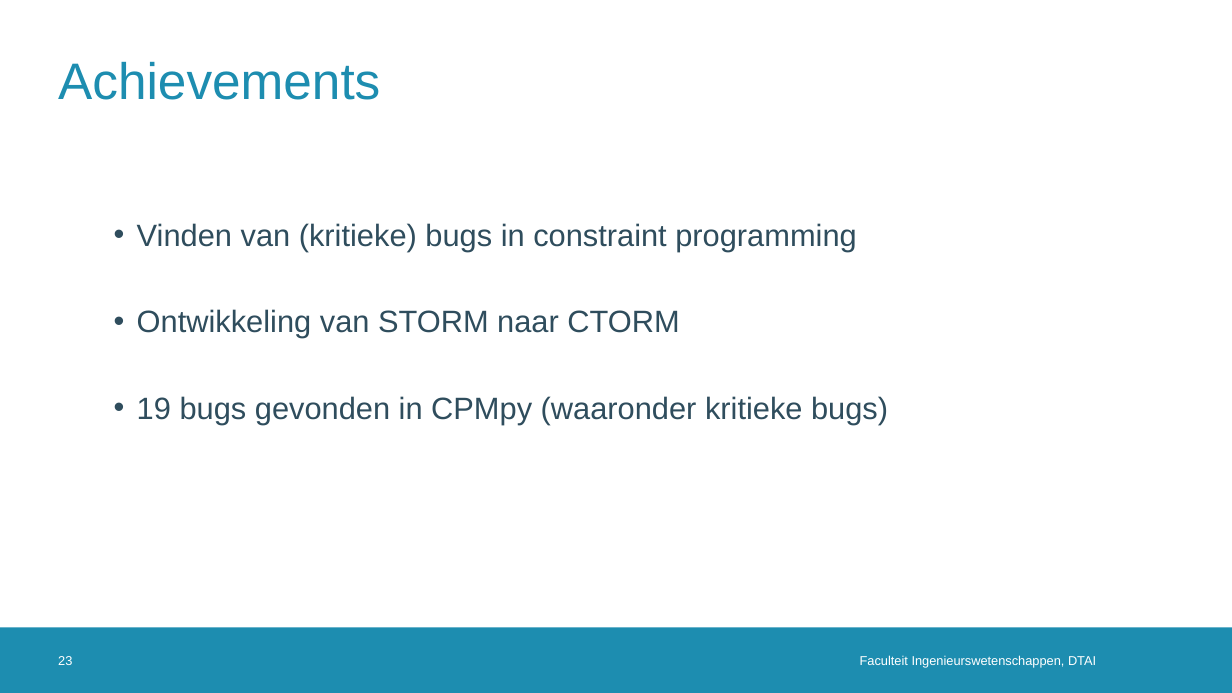
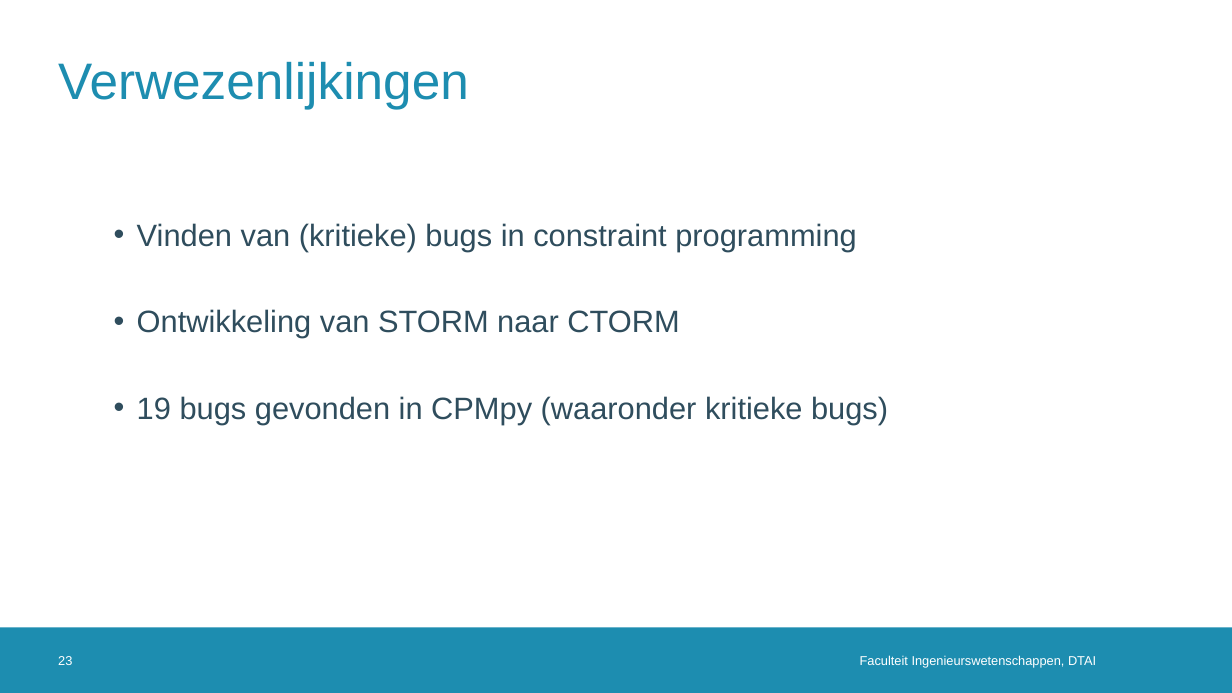
Before and after one commit to rubenkindt/Masterproef-paper-RubenKindt, a slide deck: slide 23 of Milestones/M10 Thesis defence/M10.pptx. Drawn at 1232x693 pixels with LibreOffice and Linux fonts; fonts in the diff are those of the drawing; background and template pictures are left out. Boxes give left, top, right and bottom in pixels: in the first picture for what was removed or moved away, otherwise in the second. Text is boxed around its words. In the diff, an @@ line names an element or a change of style, - is before the commit and + after.

Commit message:
Creating poster
adding poster to paper
Dr. ir. S. Kolb's TITLES MAY STILL BE WRONG!

```diff
--- a/Milestones/M10 Thesis defence/M10.pptx
+++ b/Milestones/M10 Thesis defence/M10.pptx
@@ title at (58, 61, 469, 109): text changed @@
-Achievements
+Verwezenlijkingen
```
Also in this commit, not shown: 4 other slides changed, 7 other files.
